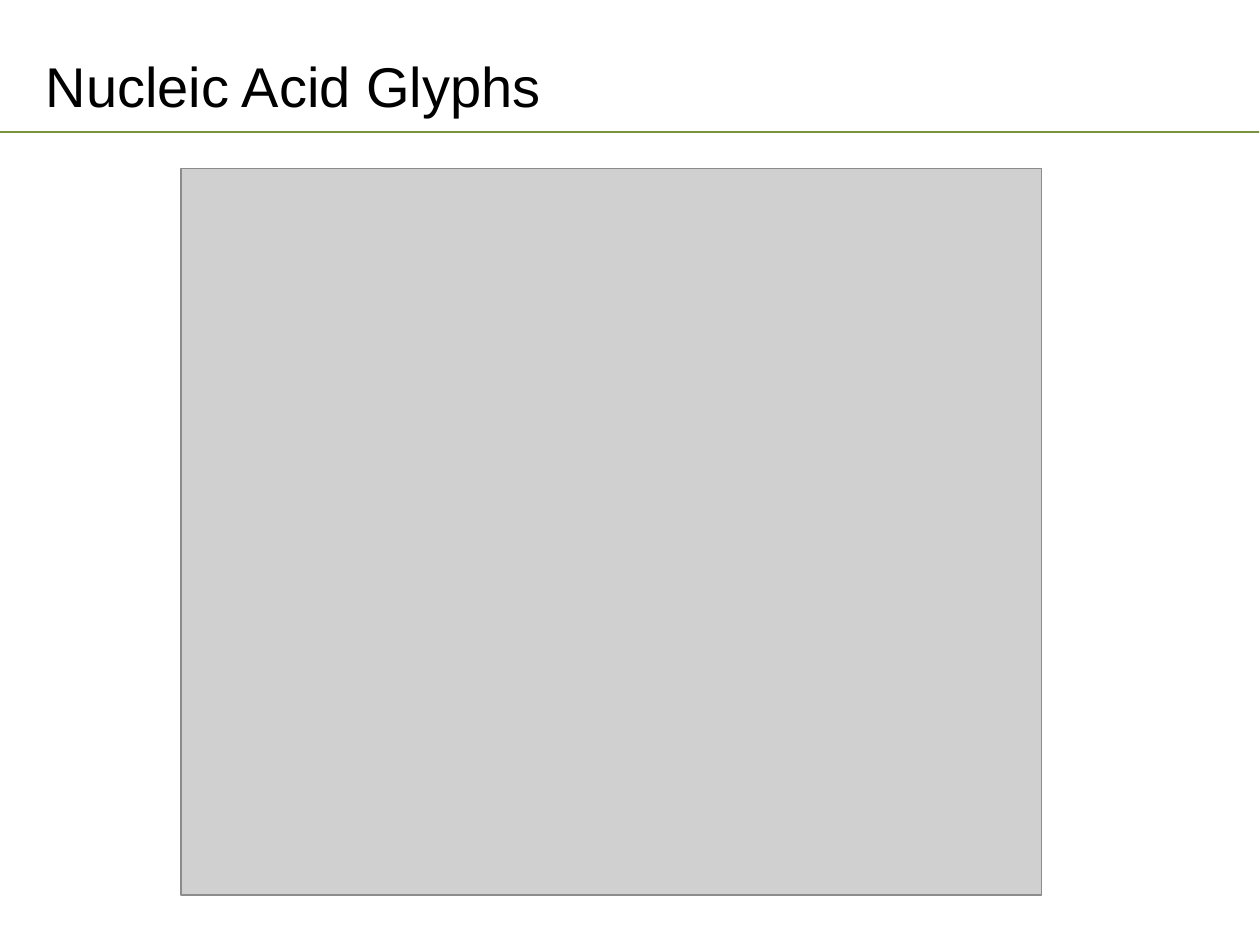
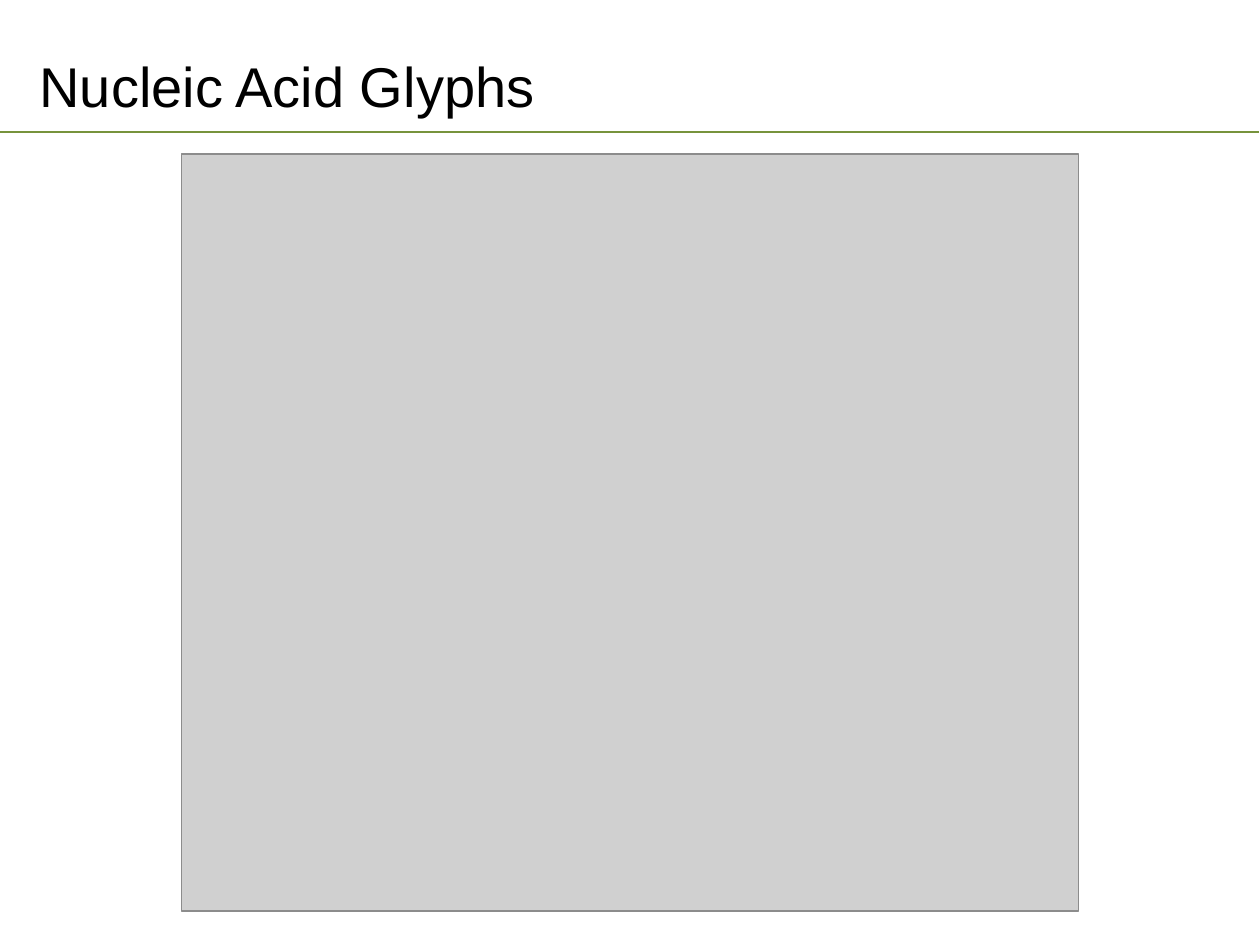
Before and after one commit to SynBioDex/SBOL-visual, a slide deck: slide 5 of SBOL Visual 3.0 Quickstart.pptx. Drawn at 1260x945 pixels with LibreOffice and Linux fonts; fonts in the diff are those of the drawing; grey boxes stand for pictures; background and template pictures are left out. Boxes give left, top, right and bottom in pixels: in the first picture for what was removed or moved away, otherwise in the second. Text is boxed around its words. In the diff, an @@ line names an element or a change of style, - is before the commit and + after.

```diff
--- a/SBOL Visual 3.0 Quickstart.pptx
+++ b/SBOL Visual 3.0 Quickstart.pptx
@@ title "Nucleic Acid Glyphs": place and size @@
-title "Nucleic Acid Glyphs" at (46, 66, 540, 118)
+title "Nucleic Acid Glyphs" at (40, 66, 534, 118)
@@ picture: place and size @@
-picture at (181, 169, 1042, 896)
+picture at (181, 154, 1079, 911)
```
Also in this commit, not shown: 12 other slides changed.
